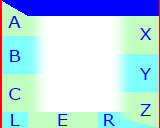
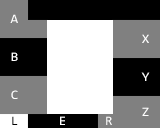
Revision of a layered (160, 128) image; what changed, layer by layer:
painted on "A" over [8, 14, 21, 28]
painted on "B" over [10, 50, 21, 62]
painted on "C" over [9, 88, 21, 100]
painted on "L" over [11, 114, 20, 126]
painted on "E" over [58, 114, 68, 126]
painted on "R" over [104, 114, 115, 126]
painted on "X" over [140, 28, 152, 43]
painted on "Y" over [140, 68, 151, 81]
painted on "Z" over [140, 104, 151, 116]
painted on "Zones" over [0, 0, 160, 128]
added layer "Background" over [0, 0, 160, 128]
